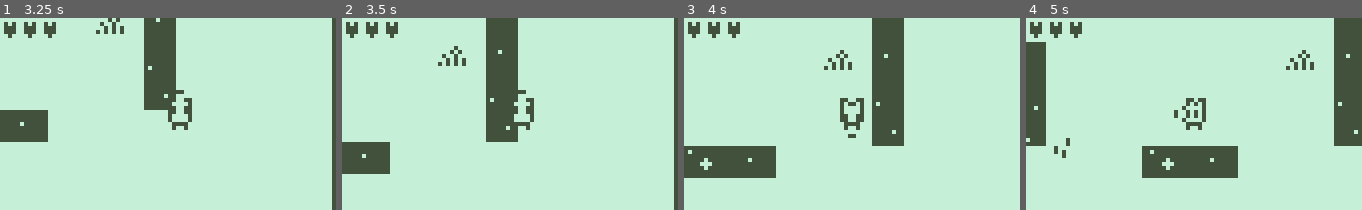
Above: before the commit, frames 1-4 (left to right).
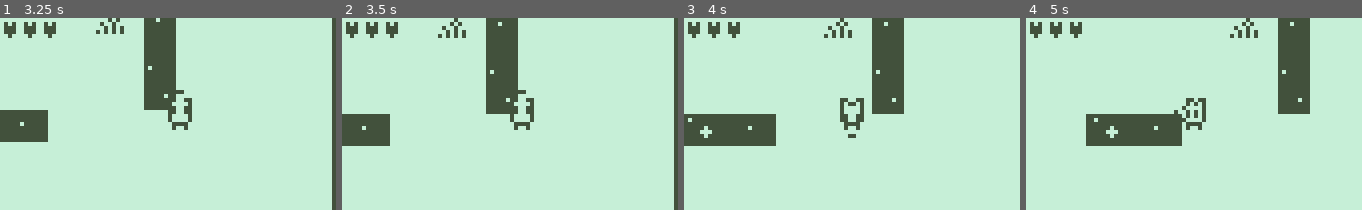
Above: after the commit, the same moments.

Repository: Streamfire/Nokia3310-DeathIsGood
Game: Godot game, scene res://internal/Scenes/BossRoom.tscn
Two runs of this game, one before a commit and one after it. Both use one fixed random seed, a clock stepped at 60 frames per second and the inputs below. This scene is started directly instead of the project's main scene.
Inputs:
- Up to frame 1 (3.25 s): tap Enter at 0.5 s; hold D (move_right) 0.53-1.28 s; hold Down (aim_down) 0.53-1.28 s; hold S (move_down) 1.28-2.03 s; tap Left (aim_left) at 1.35 s; hold D (move_right) 2.03-2.78 s; hold Right (aim_right) 2.03-2.78 s; hold W (move_up) from 2.78 s (still down); tap Up (aim_up) at 2.85 s
- Up to frame 2 (3.5 s): keep holding W (move_up)
- Up to frame 3 (4 s): release W (move_up) at 3.53 s; hold A (move_left) from 3.53 s (still down); hold Down (aim_down) from 3.53 s (still down)
- Up to frame 4 (5 s): keep holding A (move_left); release Down (aim_down) at 4.28 s; tap Left (aim_left) at 4.35 s

Frame 1 is identical in both runs. In frame 2, 6.1% of the frame differs, in the area x 0-53%, y 0-82%; in frame 3, 11%; in frame 4, 23%, in the area x 0-100%, y 0-84%.

Commit message:
Bossroom

Diff:
--- a/internal/Scenes/BossRoom.tscn
+++ b/internal/Scenes/BossRoom.tscn
@@ -1,7 +1,8 @@
-[gd_scene load_steps=5 format=2]
+[gd_scene load_steps=11 format=2]
 
 [ext_resource path="res://Assets/Graphics/Deco/bossroom.png" type="Texture" id=1]
 [ext_resource path="res://internal/Scenes/Player.tscn" type="PackedScene" id=2]
+[ext_resource path="res://Assets/Graphics/Enemies/Nimrod/shield.png" type="Texture" id=3]
 
 [sub_resource type="GDScript" id=1]
 script/source = "extends Node2D
@@ -15,8 +16,9 @@
 # Called when the node enters the scene tree for the first time.
 func _ready():
 	$Player/camera.limit_bottom=168
+	$Player/camera.limit_right=168
 
-	$Player/camera.limit_right=168
+	$shield/AnimationPlayer.play(\"idle\")
 	pass # Replace with function body.
 
 
@@ -30,11 +32,55 @@
 	pass # Replace with function body.
 "
 
-[sub_resource type="RectangleShape2D" id=8]
-extents = Vector2( 4, 16 )
+[sub_resource type="CapsuleShape2D" id=9]
+radius = 37.0
+height = 2.0
+
+[sub_resource type="Animation" id=11]
+resource_name = "idle"
+loop = true
+tracks/0/type = "value"
+tracks/0/path = NodePath(".:frame")
+tracks/0/interp = 1
+tracks/0/loop_wrap = true
+tracks/0/imported = false
+tracks/0/enabled = true
+tracks/0/keys = {
+"times": PoolRealArray( 0, 0.5 ),
+"transitions": PoolRealArray( 1, 1 ),
+"update": 1,
+"values": [ 0, 1 ]
+}
+
+[sub_resource type="RectangleShape2D" id=12]
+extents = Vector2( 4, 10 )
+
+[sub_resource type="RectangleShape2D" id=13]
+extents = Vector2( 1, 97 )
+
+[sub_resource type="RectangleShape2D" id=14]
+extents = Vector2( 87, 1 )
+
+[sub_resource type="RectangleShape2D" id=10]
+extents = Vector2( 16, 3 )
 
 [node name="Main" type="Node2D"]
 script = SubResource( 1 )
+
+[node name="shield" type="Sprite" parent="."]
+position = Vector2( 84, 20 )
+z_index = 25
+texture = ExtResource( 3 )
+hframes = 2
+
+[node name="StaticBody2D" type="StaticBody2D" parent="shield"]
+
+[node name="CollisionShape2D" type="CollisionShape2D" parent="shield/StaticBody2D"]
+position = Vector2( 0, -17 )
+shape = SubResource( 9 )
+
+[node name="AnimationPlayer" type="AnimationPlayer" parent="shield"]
+anims/idle = SubResource( 11 )
 
 [node name="Player" parent="." instance=ExtResource( 2 )]
 position = Vector2( 84, 104 )
@@ -53,11 +99,83 @@
 [node name="MapCollisions" type="StaticBody2D" parent="Map"]
 collision_mask = 0
 
+[node name="CollisionShape2D" type="CollisionShape2D" parent="Map/MapCollisions"]
+position = Vector2( 44, 15 )
+shape = SubResource( 12 )
+
+[node name="CollisionShape2D2" type="CollisionShape2D" parent="Map/MapCollisions"]
+position = Vector2( 124, 15 )
+shape = SubResource( 12 )
+
+[node name="CollisionShape2D3" type="CollisionShape2D" parent="Map/MapCollisions"]
+position = Vector2( 124, 74 )
+shape = SubResource( 12 )
+
+[node name="CollisionShape2D4" type="CollisionShape2D" parent="Map/MapCollisions"]
+position = Vector2( 124, 102 )
+shape = SubResource( 12 )
+
+[node name="CollisionShape2D5" type="CollisionShape2D" parent="Map/MapCollisions"]
+position = Vector2( 124, 90 )
+shape = SubResource( 12 )
+
+[node name="CollisionShape2D6" type="CollisionShape2D" parent="Map/MapCollisions"]
+position = Vector2( 44, 74 )
+shape = SubResource( 12 )
+
+[node name="CollisionShape2D7" type="CollisionShape2D" parent="Map/MapCollisions"]
+position = Vector2( 44, 102 )
+shape = SubResource( 12 )
+
+[node name="CollisionShape2D8" type="CollisionShape2D" parent="Map/MapCollisions"]
+position = Vector2( 44, 92 )
+shape = SubResource( 12 )
+
+[node name="CollisionShape2D9" type="CollisionShape2D" parent="Map/MapCollisions"]
+position = Vector2( 54, 68 )
+rotation = 1.57079
+shape = SubResource( 12 )
+
+[node name="CollisionShape2D10" type="CollisionShape2D" parent="Map/MapCollisions"]
+position = Vector2( 114, 68 )
+rotation = 1.57079
+shape = SubResource( 12 )
+
+[node name="CollisionShape2D11" type="CollisionShape2D" parent="Map/MapCollisions"]
+position = Vector2( 86, 116 )
+rotation = 1.57079
+shape = SubResource( 12 )
+
+[node name="CollisionShape2D12" type="CollisionShape2D" parent="Map/MapCollisions"]
+position = Vector2( 82, 116 )
+rotation = 1.57079
+shape = SubResource( 12 )
+
+[node name="CollisionShape2D13" type="CollisionShape2D" parent="Map/MapCollisions"]
+position = Vector2( 79, 168 )
+rotation = 1.57079
+shape = SubResource( 13 )
+
+[node name="CollisionShape2D14" type="CollisionShape2D" parent="Map/MapCollisions"]
+position = Vector2( 78, 0 )
+rotation = 1.57079
+shape = SubResource( 13 )
+
+[node name="CollisionShape2D15" type="CollisionShape2D" parent="Map/MapCollisions"]
+position = Vector2( 168, 85 )
+rotation = 1.57079
+shape = SubResource( 14 )
+
+[node name="CollisionShape2D16" type="CollisionShape2D" parent="Map/MapCollisions"]
+position = Vector2( 0, 84 )
+rotation = 1.57079
+shape = SubResource( 14 )
+
 [node name="TransitionToNext" type="Area2D" parent="Map"]
 collision_layer = 0
 collision_mask = 2
 
 [node name="CollisionShape2D" type="CollisionShape2D" parent="Map/TransitionToNext"]
-position = Vector2( 499, 48 )
-shape = SubResource( 8 )
+position = Vector2( 84, 3 )
+shape = SubResource( 10 )
 [connection signal="area_entered" from="Map/TransitionToNext" to="." method="_on_StaticBody2D_area_entered"]
--- /dev/null
+++ b/internal/Scenes/EndText.tscn
@@ -0,0 +1,55 @@
+[gd_scene load_steps=5 format=2]
+
+[ext_resource path="res://Assets/Graphics/nokia_font_dark_strip.png" type="Texture" id=1]
+[ext_resource path="res://Assets/Graphics/light.png" type="Texture" id=2]
+[ext_resource path="res://SpriteTextScript/SpriteText.gd" type="Script" id=3]
+
+[sub_resource type="GDScript" id=1]
+script/source = "extends Node2D
+
+var state:int=0
+
+
+func _process(delta):
+	if Input.is_action_just_pressed(\"shoot\") or Input.is_action_just_pressed(\"dash\") or Input.is_action_just_pressed(\"use_item\"):
+		AudioBus.play_effect(\"res://Assets/Sounds/confirmed.wav\")
+		match state:
+			0:
+
+				state+=1
+			1:
+
+				state+=1
+			2:
+
+				state+=1
+			3:
+
+				state+=1
+			4:
+
+				state+=1
+			5:
+				get_tree().change_scene(\"res://internal/Scenes/Startup.tscn\")
+	pass
+"
+
+[node name="Startup" type="Node2D"]
+script = SubResource( 1 )
+
+[node name="background" type="Sprite" parent="."]
+position = Vector2( 41, 24.5 )
+scale = Vector2( 2.25, 1.0625 )
+texture = ExtResource( 2 )
+
+[node name="SpriteText" type="ReferenceRect" parent="."]
+margin_right = 84.0
+margin_bottom = 48.0
+script = ExtResource( 3 )
+__meta__ = {
+"_edit_use_anchors_": false
+}
+text = "              When you   reached the    kings      chamber"
+character_set = "ABCDEFGHIJKLMNOPQRSTUVWXYZabcdefghijklmnopqrstuvwxyz0123456789 $€£¥¤+-*/=%\"'#@&_(),.;:?!|{}<>[]'^~"
+font_texture = ExtResource( 1 )
+char_width = 7
--- a/internal/Scenes/Win.tscn
+++ b/internal/Scenes/Win.tscn
@@ -42,10 +42,7 @@
 }
 text = "9999s"
 character_set = "ABCDEFGHIJKLMNOPQRSTUVWXYZabcdefghijklmnopqrstuvwxyz0123456789 $€£¥¤+-*/=%\"'#@&_(),.;:?!|{}<>[]'^~"
-visible_characters = -1
 font_texture = ExtResource( 2 )
 char_width = 7
-char_height = 8
-anim_speed = 60.0
 tab_spaces = 1
 texture_rows = 1
Not shown, added: Assets/Graphics/Enemies/SchildDude/down.png.import
Not shown, added: Assets/Graphics/Enemies/SchildDude/right.png.import
Not shown, added: Assets/Graphics/Enemies/SchildDude/rightdown.png.import
Not shown, added: Assets/Graphics/Enemies/SchildDude/rightup.png.import
Not shown, added: Assets/Graphics/Enemies/SchildDude/up.png.import
